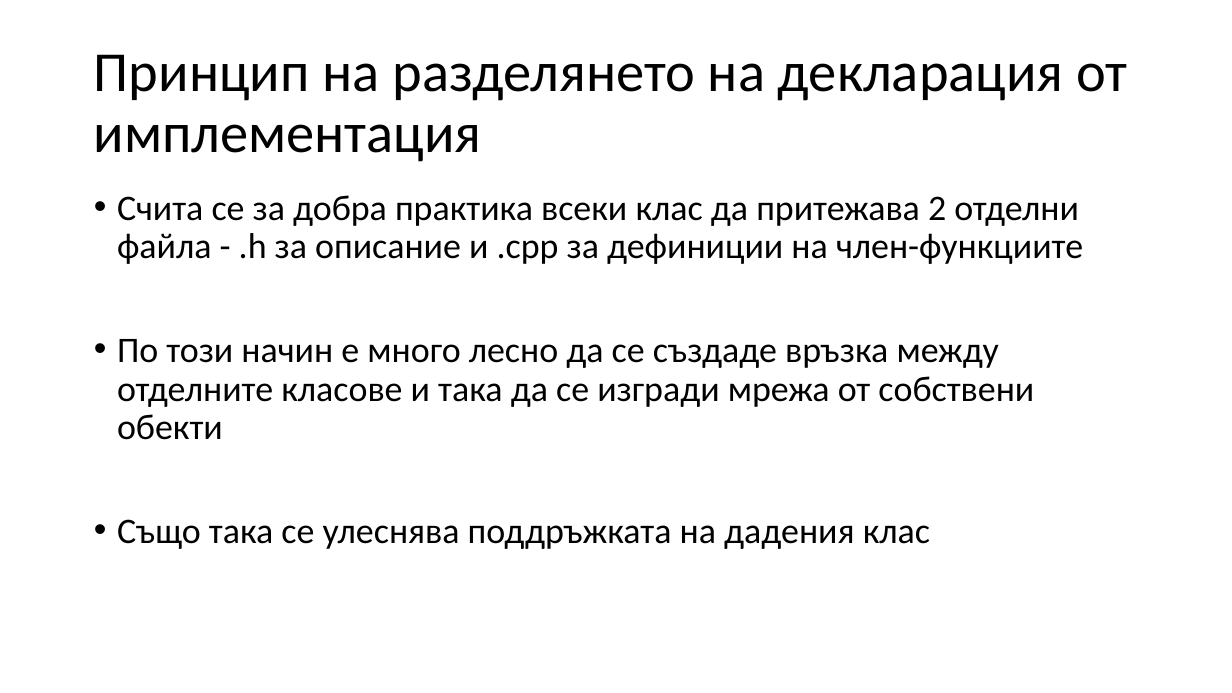
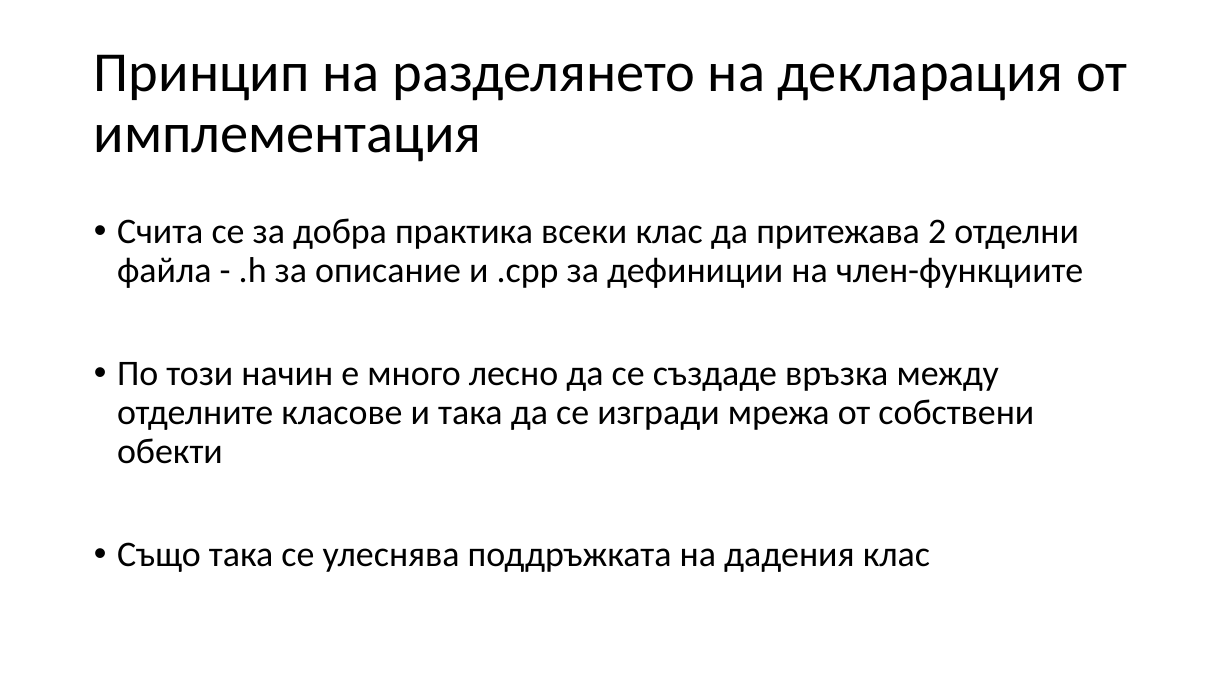
Before and after one commit to Mapmo/Uni-CPP, a slide deck: slide 111 of Object-Oriented Programming/Consultation1/Consultation1.pptx. Drawn at 1232x693 pixels with LibreOffice and Linux fonts; fonts in the diff are those of the drawing. Boxes give left, top, right and bottom in pixels: in the first picture for what was removed or moved away, otherwise in the second. Text is boxed around its words. In the diff, an @@ line names an element or a change of style, - is before the commit and + after.

```diff
--- a/Object-Oriented Programming/Consultation1/Consultation1.pptx
+++ b/Object-Oriented Programming/Consultation1/Consultation1.pptx
@@ text "Счита се за добра практика ...": place and size @@
-text "Счита се за добра практика ..." at [117, 195, 1083, 549]
+text "Счита се за добра практика ..." at [117, 218, 1083, 572]
```
Also in this commit, not shown: 6 other slides changed, 2 other files.
